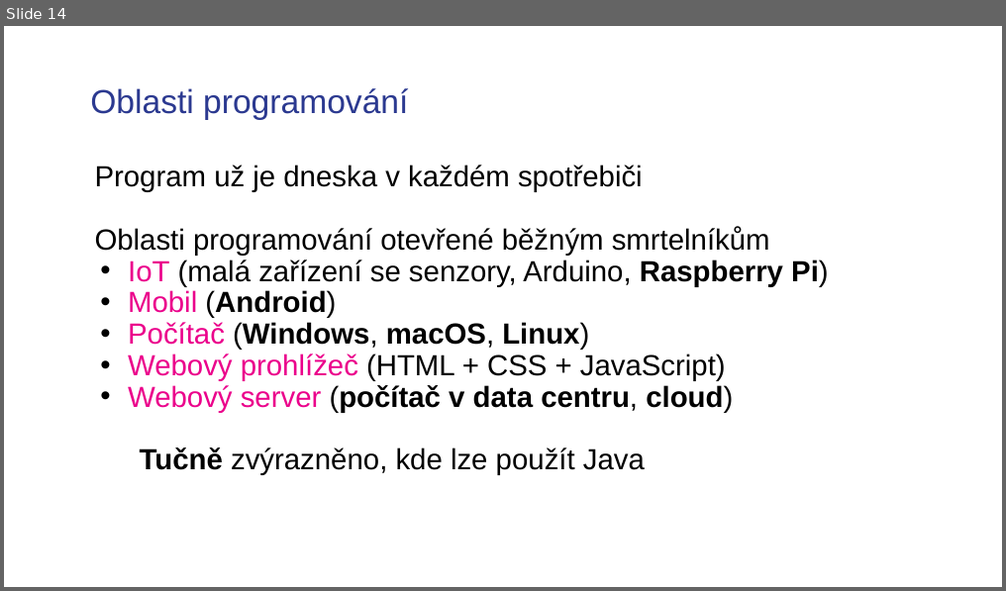
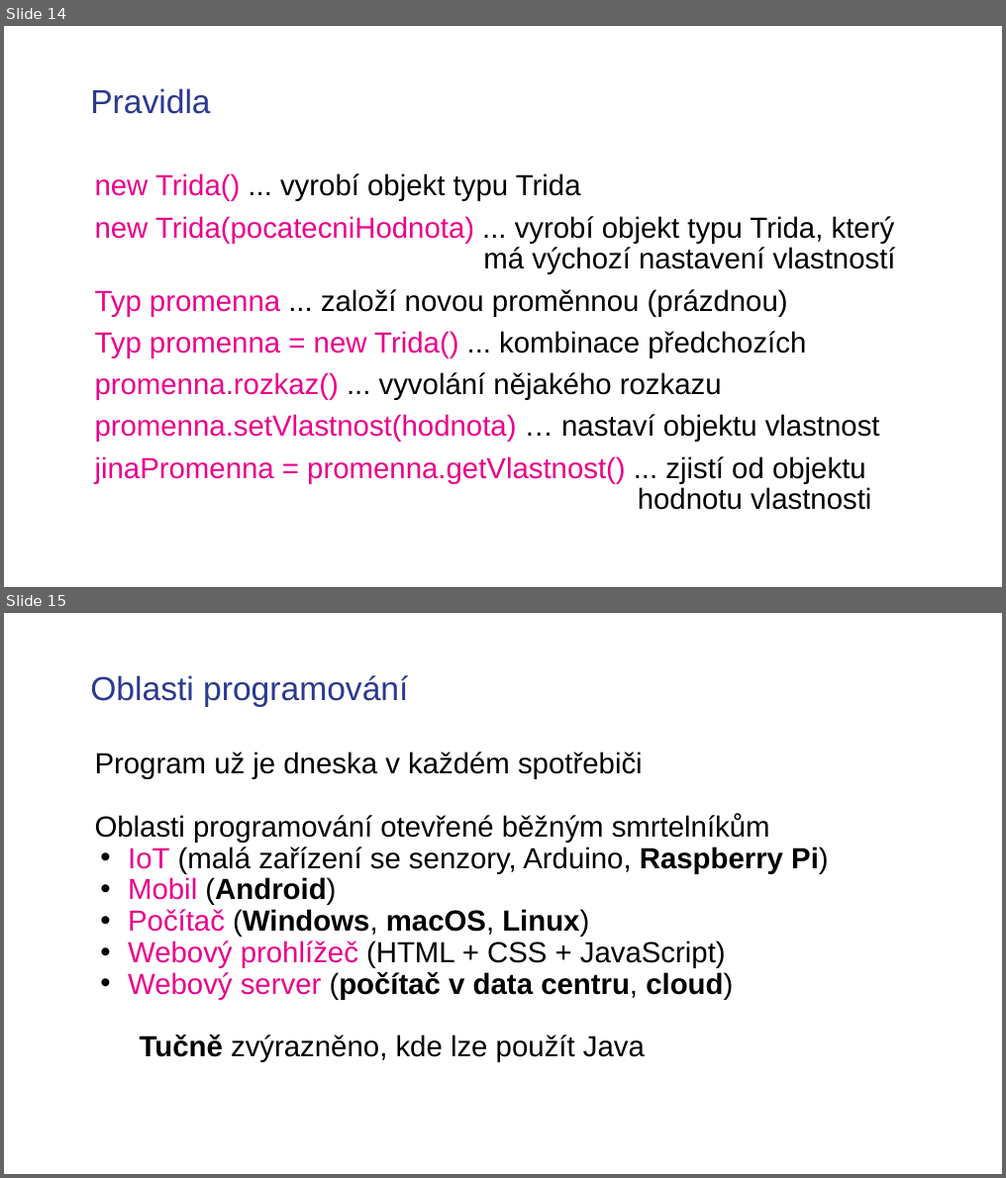
Before and after one commit to czechitas/java-uvod-do-programovani-2, a slide deck: Pro lektory/Prezentace.pptx. Shown one above the other, each under a label of ours: slide 14 before the commit, slides 14 and 15 after it. The pictures are 1006x591 and 1006x1178 pixels, drawn with LibreOffice and Linux fonts; fonts in the diff are those of the drawing; background and template pictures are left out. Boxes give left, top, right and bottom in pixels: in the first picture for what was removed or moved away, otherwise in the second. Text is boxed around its words. In the diff, an @@ line names an element or a change of style, - is before the commit and + after.

```diff
--- a/Pro lektory/Prezentace.pptx
+++ b/Pro lektory/Prezentace.pptx
@@ slide 14 added at (x1=4, y1=26, x2=1002, y2=587), background picture (left out) @@
@@ title added at (x1=90, y1=88, x2=210, y2=114), 32 pt, text #2B3990 @@
+Pravidla
@@ text added at (x1=95, y1=174, x2=896, y2=510), 28 pt, text #000000 @@
+new Trida() ... vyrobí objekt typu Trida
+new Trida(pocatecniHodnota) ... vyrobí objekt typu Trida, který má výchozí nastavení vlastností
+Typ promenna ... založí novou proměnnou (prázdnou)
+Typ promenna = new Trida() ... kombinace předchozích
+promenna.rozkaz() ... vyvolání nějakého rozkazu
+promenna.setVlastnost(hodnota) … nastaví objektu vlastnost
+jinaPromenna = promenna.getVlastnost() ... zjistí od objektu hodnotu vlastnosti
@@ what was slide 14 is now slide 15 @@
```
Also in this commit, not shown: 2 slides changed, 1 other slide added, 1 slide removed, 1 other file.
